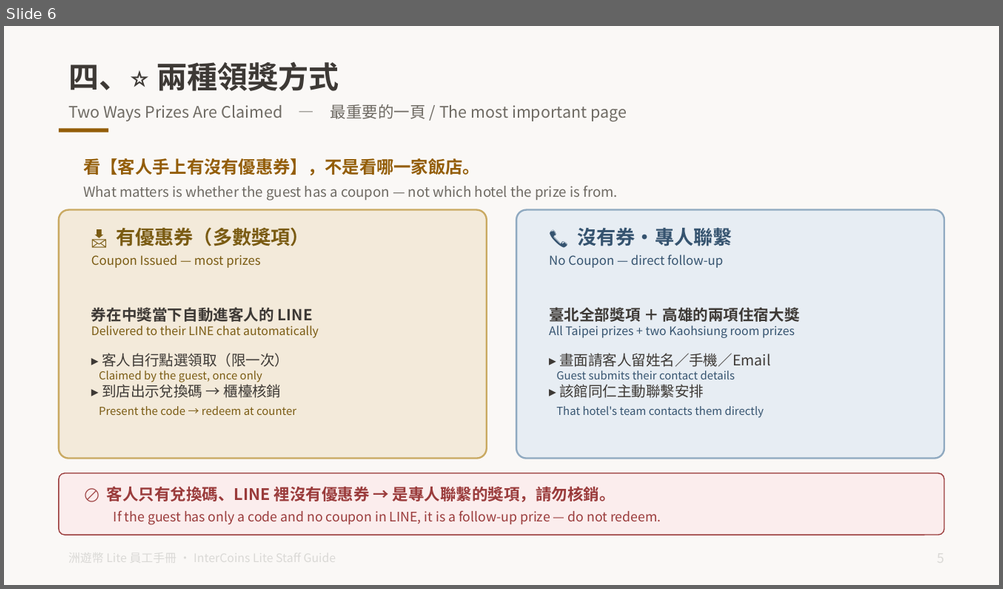
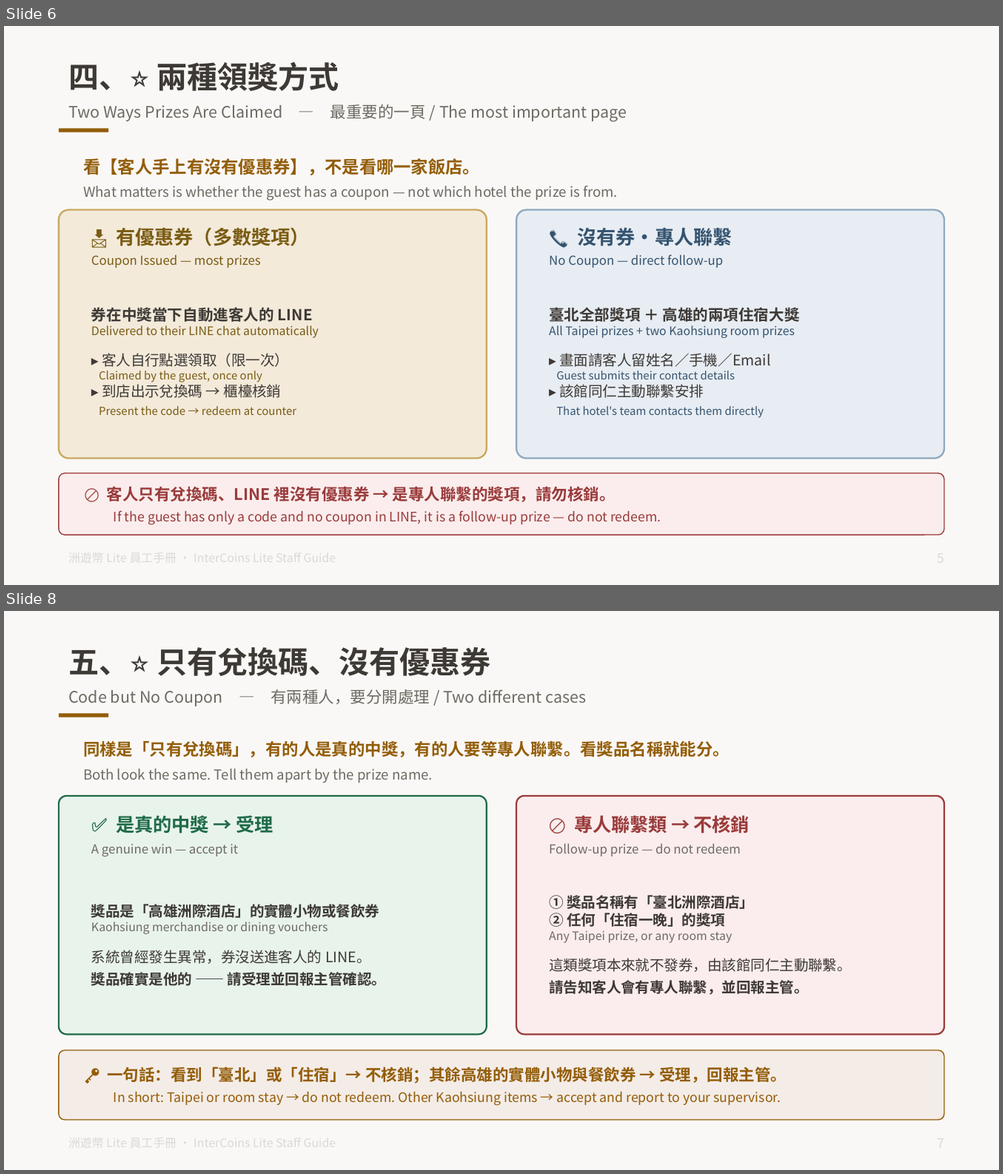
Before and after one commit to tony1229kimo/intercoins-lite, a slide deck: docs/洲遊幣Lite_員工手冊_一般版_雙語.pptx. Shown one above the other, each under a label of ours: slide 6 before the commit, slides 6 and 8 after it; the slides between them are not shown. The pictures are 1003x589 and 1003x1174 pixels, drawn with LibreOffice and Linux fonts; fonts in the diff are those of the drawing. Boxes give left, top, right and bottom in pixels: in the first picture for what was removed or moved away, otherwise in the second. Text is boxed around its words. In the diff, an @@ line names an element or a change of style, - is before the commit and + after.

```diff
--- a/docs/洲遊幣Lite_員工手冊_一般版_雙語.pptx
+++ b/docs/洲遊幣Lite_員工手冊_一般版_雙語.pptx
@@ slide 8 added at <box>4,611,999,1170</box>, background #FAF8F6 @@
@@ text added at <box>68,647,490,676</box>, 22 pt, text #3D3935, bold @@
+五、⭐ 只有兌換碼、沒有優惠券
@@ text added at <box>68,689,586,706</box>, 11.5 pt, text #6E6A63 @@
+Code but No Coupon — 有兩種人，要分開處理 / Two different cases
@@ rectangle added at <box>59,713,108,718</box>, fill #935D08 @@
@@ text added at <box>83,741,729,783</box>, 10 pt, text #6E6A63 @@
+同樣是「只有兌換碼」，有的人是真的中獎，有的人要等專人聯繫。看獎品名稱就能分。
+Both look the same. Tell them apart by the prize name.
@@ rounded rectangle added at <box>59,796,486,1035</box>, fill #E8F3EC, outline #1F6B47 1.2 pt @@
@@ rounded rectangle added at <box>516,796,944,1035</box>, fill #FBEDED, outline #9A3B3B 1.2 pt @@
@@ text added at <box>91,815,273,857</box>, 9 pt, text #6E6A63 @@
+✅ 是真的中獎 → 受理
+A genuine win — accept it
@@ text added at <box>549,815,749,857</box>, 9 pt, text #6E6A63 @@
+🚫 專人聯繫類 → 不核銷
+Follow-up prize — do not redeem
@@ text added at <box>549,895,851,995</box>, 10.5 pt, text #3D3935 @@
+① 獎品名稱有「臺北洲際酒店」
+② 任何「住宿一晚」的獎項
+Any Taipei prize, or any room stay
+這類獎項本來就不發券，由該館同仁主動聯繫。
+請告知客人會有專人聯繫，並回報主管。
@@ text added at <box>91,904,386,986</box>, 10.5 pt, text #3D3935 @@
+獎品是「高雄洲際酒店」的實體小物或餐飲券
+Kaohsiung merchandise or dining vouchers
+系統曾經發生異常，券沒送進客人的 LINE。
+獎品確實是他的 —— 請受理並回報主管確認。
@@ rounded rectangle added at <box>59,1051,944,1120</box>, fill #F4ECE7, outline #935D08 0.75 pt @@
@@ text added at <box>107,1067,786,1106</box>, 9.5 pt, text #935D08 @@
+🔑 一句話：看到「臺北」或「住宿」→ 不核銷；其餘高雄的實體小物與餐飲券 → 受理，回報主管。
+In short: Taipei or room stay → do not redeem. Other Kaohsiung items → accept and report to your supervisor.
```
Also in this commit, not shown: 11 slides changed, 1 other file.
